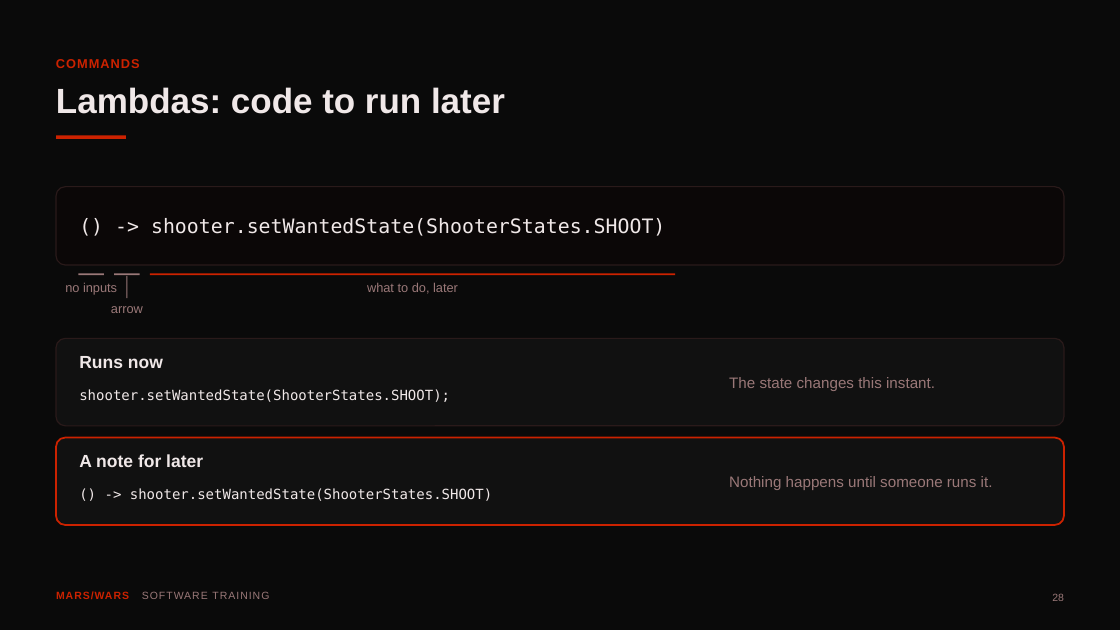
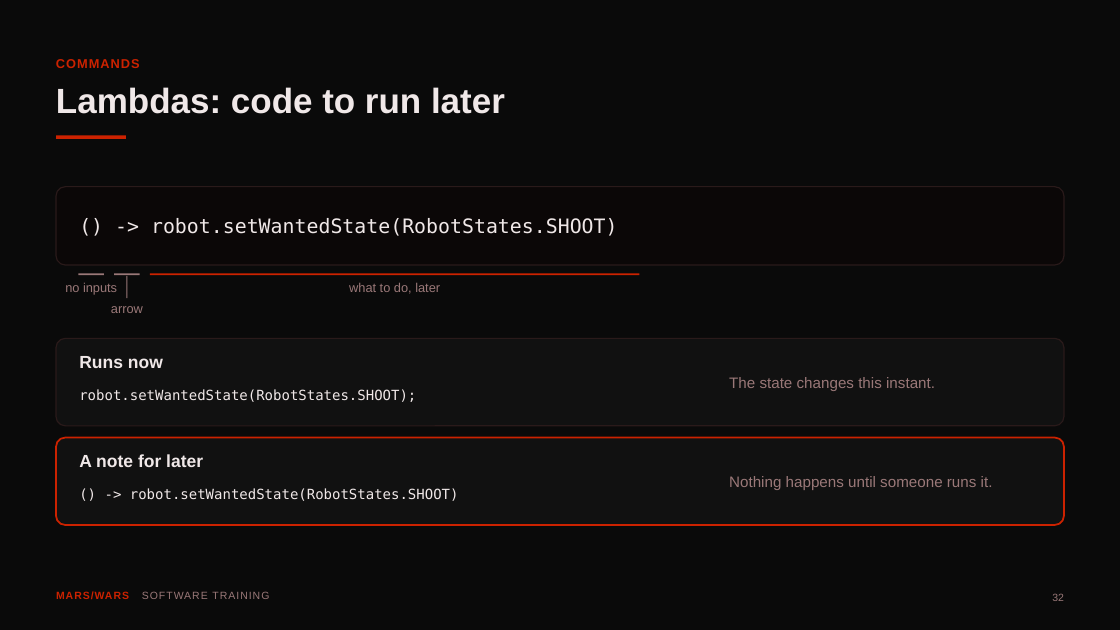
Before and after one commit to FRC-Team-4143/scriptum-lessons, a slide deck: slide 32 of deck7-state-machines-and-commands.pptx (slide 28 before the commit). Drawn at 1120x630 pixels with LibreOffice and Linux fonts; fonts in the diff are those of the drawing. Boxes give left, top, right and bottom in pixels: in the first picture for what was removed or moved away, otherwise in the second. Text is boxed around its words. In the diff, an @@ line names an element or a change of style, - is before the commit and + after.

```diff
--- a/deck7-state-machines-and-commands.pptx
+++ b/deck7-state-machines-and-commands.pptx
@@ text at (151,218,618,236): text changed @@
-() -> shooter.setWantedState(ShooterStates.SHOOT)
+() -> robot.setWantedState(RobotStates.SHOOT)
@@ rectangle: place and size @@
-rectangle at (150,273,675,275)
+rectangle at (150,273,640,275)
@@ text "what to do, later": place and size @@
-text "what to do, later" at (367,282,458,294)
+text "what to do, later" at (349,282,440,294)
@@ text at (79,389,416,402): text changed @@
-shooter.setWantedState(ShooterStates.SHOOT);
+robot.setWantedState(RobotStates.SHOOT);
@@ text at (130,488,459,501): text changed @@
-() -> shooter.setWantedState(ShooterStates.SHOOT)
+() -> robot.setWantedState(RobotStates.SHOOT)
@@ text at (1052,594,1064,601): text changed @@
-28
+32
```
Also in this commit, not shown: 12 other slides changed, 6 slides added, 5 slides removed, 3 other files.
